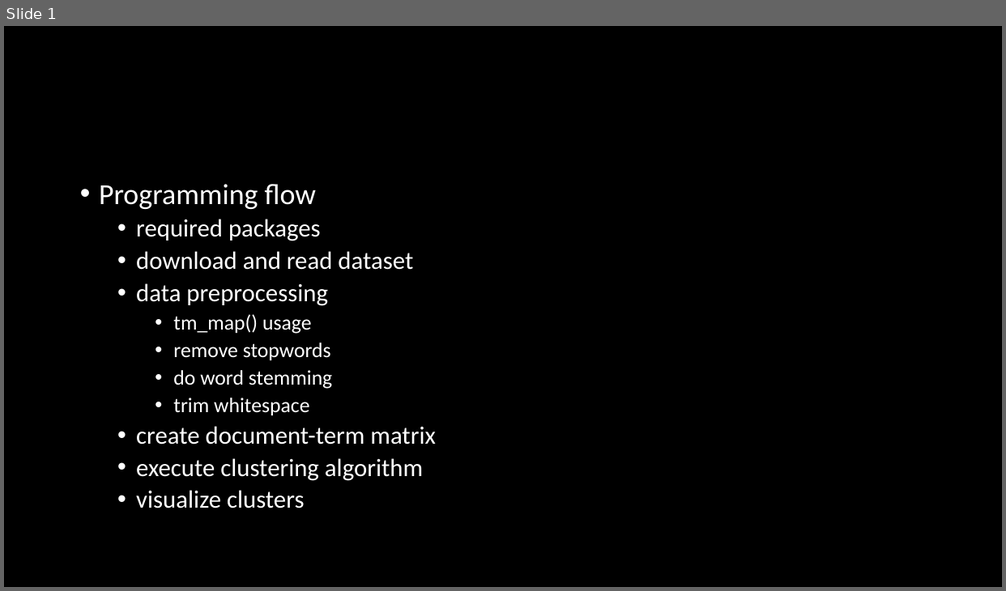
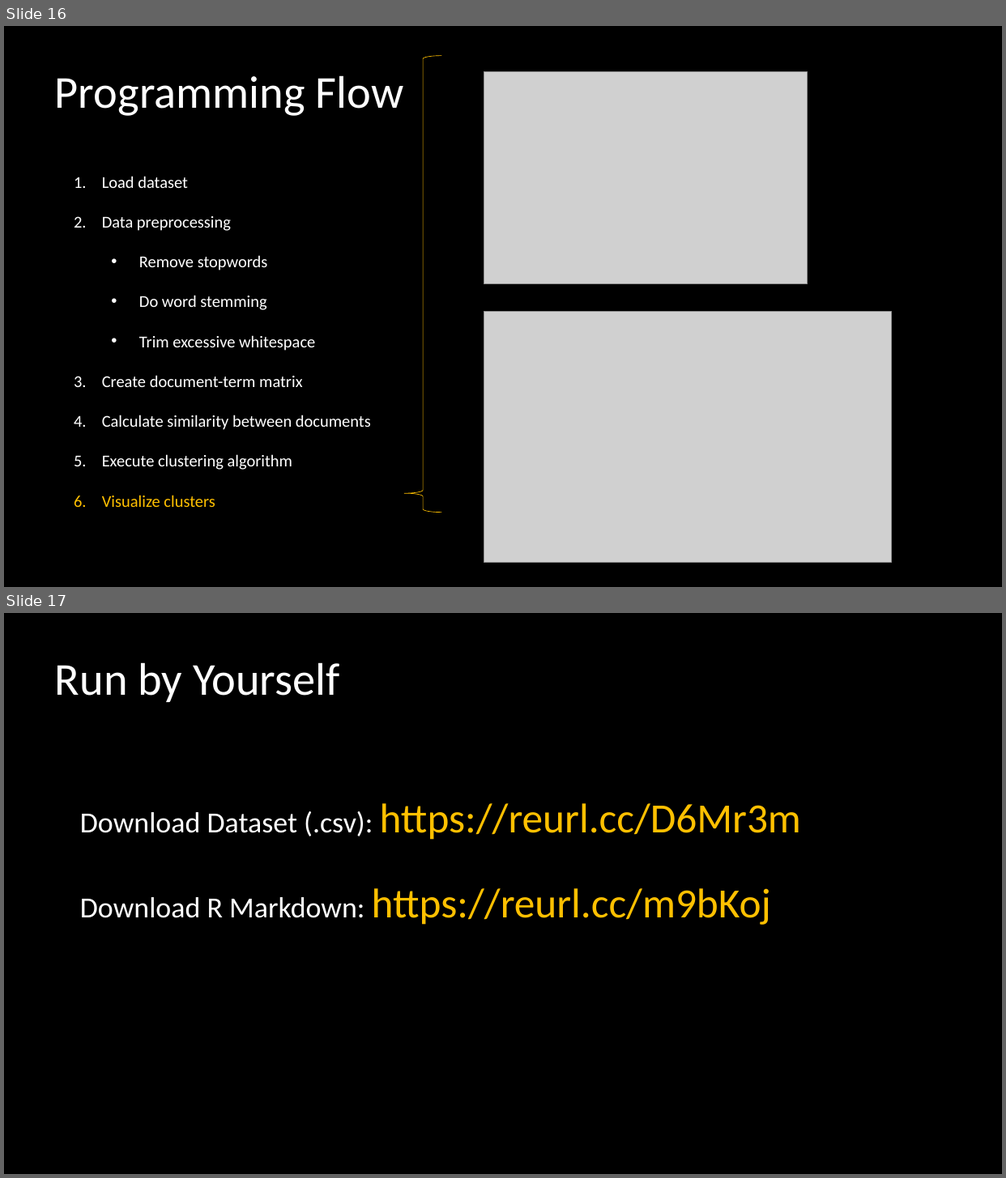
Before and after one commit to CrashedBboy/NCKU_Text_Analysis, a slide deck: week12_text_clustering/Text Clustering.pptx. Shown one above the other, each under a label of ours: slide 1 before the commit, slides 16 and 17 after it. The pictures are 1006x591 and 1006x1178 pixels, drawn with LibreOffice and Linux fonts; fonts in the diff are those of the drawing; grey boxes stand for pictures. Boxes give left, top, right and bottom in pixels: in the first picture for what was removed or moved away, otherwise in the second. Text is boxed around its words. In the diff, an @@ line names an element or a change of style, - is before the commit and + after.

```diff
--- a/week12_text_clustering/Text Clustering.pptx
+++ b/week12_text_clustering/Text Clustering.pptx
@@ slide 17 added at <box>4,613,1002,1174</box>, background #000000 @@
@@ title added at <box>55,662,340,702</box>, 44 pt, text #FFFFFF @@
+Run by Yourself
@@ text added at <box>80,803,801,925</box>, 40 pt, text #FFC000 @@
+Download Dataset (.csv): https://reurl.cc/D6Mr3m
+Download R Markdown: https://reurl.cc/m9bKoj
@@ what was slide 1 is now slide 16 @@
@@ slide 16 changed as well @@
@@ left brace added at <box>404,56,442,513</box>, outline #FFC000 0.5 pt @@
@@ picture added at <box>484,71,808,284</box> @@
@@ title added at <box>55,75,404,116</box>, 44 pt, text #FFFFFF @@
+Programming Flow
@@ text at <box>102,176,371,507</box>: text changed; size 24 to 16 pt @@
-• Programming flow
-  • required packages
-  • download and read dataset
-  • data preprocessing
-    • tm_map() usage
-    • remove stopwords
-    • do word stemming
-    • trim whitespace
-  • create document-term matrix
-  • execute clustering algorithm
-  • visualize clusters
+1. Load dataset
+2. Data preprocessing
+  • Remove stopwords
+  • Do word stemming
+  • Trim excessive whitespace
+3. Create document-term matrix
+4. Calculate similarity between documents
+5. Execute clustering algorithm
+6. Visualize clusters
@@ picture added at <box>484,312,892,563</box> @@
```
Also in this commit, not shown: 17 other slides added, 2 other files.
